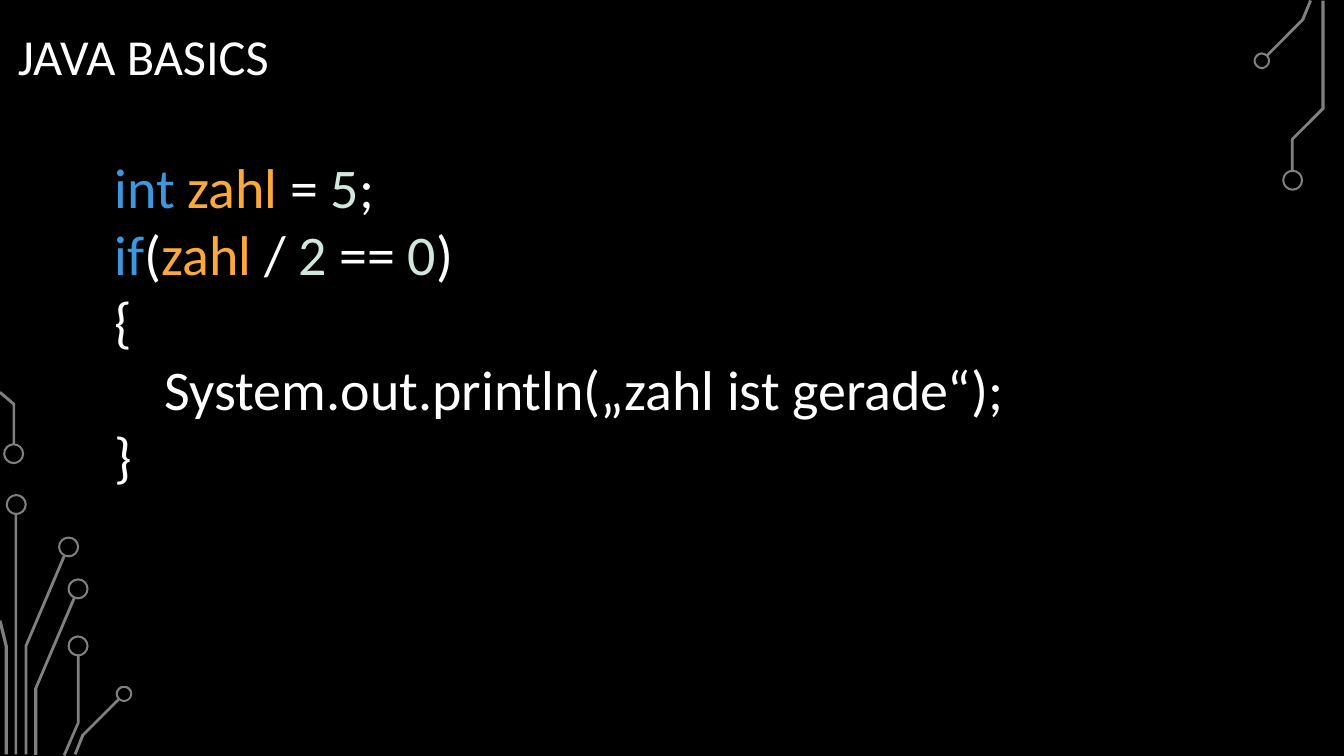
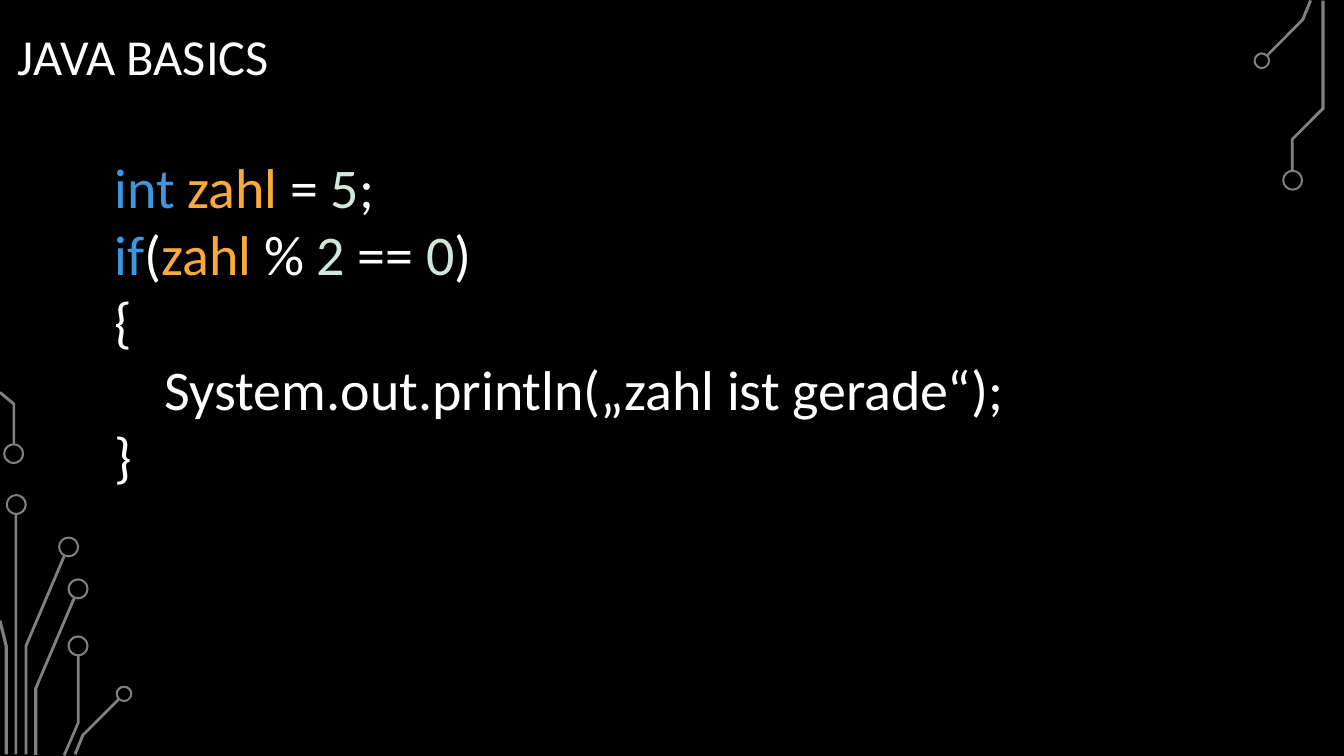
Before and after one commit to BelmontR/Java-Tutorial-Course, a slide deck: slide 33 of Java Grundkurs.pptx (slide 19 before the commit). Drawn at 1344x756 pixels with LibreOffice and Linux fonts; fonts in the diff are those of the drawing; background and template pictures are left out. Boxes give left, top, right and bottom in pixels: in the first picture for what was removed or moved away, otherwise in the second. Text is boxed around its words. In the diff, an @@ line names an element or a change of style, - is before the commit and + after.

```diff
--- a/Java Grundkurs.pptx
+++ b/Java Grundkurs.pptx
@@ text at box(114, 234, 471, 283): text changed @@
-if(zahl / 2 == 0)
+if(zahl % 2 == 0)
```
Also in this commit, not shown: 5 other slides changed, 29 slides added, 2 other files.
